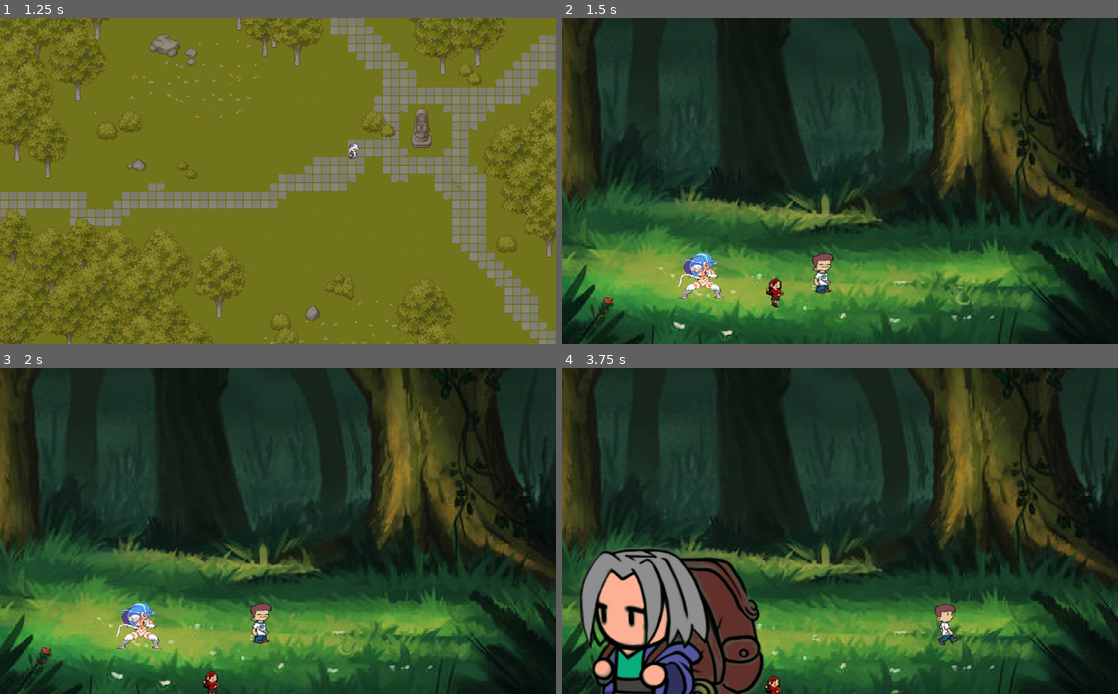
Above: before the commit, frames 1-4 (two rows, left to right).
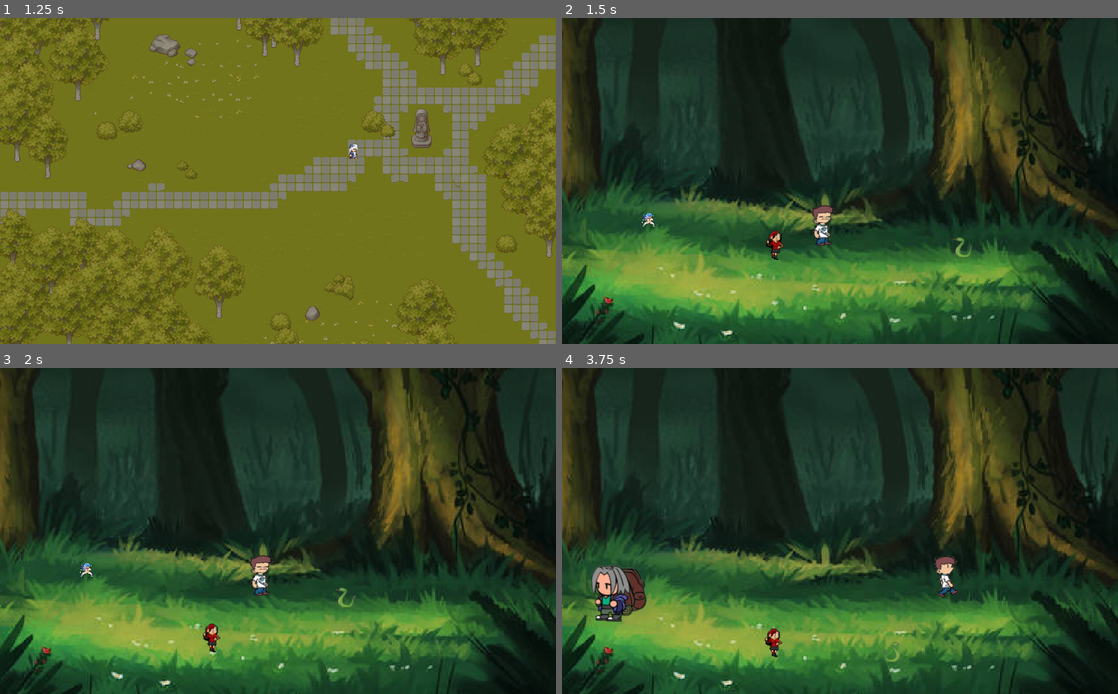
Above: after the commit, the same moments.

Repository: Salbegod/BackpackHero
Game: Godot game, scene res://Game.tscn
Two runs of this game, one before a commit and one after it. Both use one fixed random seed, a clock stepped at 60 frames per second and the inputs below.
Inputs:
- Up to frame 1 (1.25 s): tap Enter at 0.5 s; hold Right (ui_right) from 0.53 s (still down); hold 1 (Char1) from 0.53 s (still down)
- Up to frame 2 (1.5 s): release Right (ui_right) at 1.28 s; release 1 (Char1) at 1.28 s; hold Down (ui_down) from 1.28 s (still down); tap 2 (Char2) at 1.35 s
- Up to frame 3 (2 s): keep holding Down (ui_down)
- Up to frame 4 (3.75 s): release Down (ui_down) at 2.03 s; hold Right (ui_right) 2.03-2.78 s; hold 3 (Char3) 2.03-2.78 s; hold Up (ui_up) 2.78-3.53 s; tap E (scene_switch) at 2.85 s; hold Left (ui_left) from 3.53 s (still down); hold 1 (Char1) from 3.53 s (still down)

Frame 1 is identical in both runs. In frame 2, 1.8% of the frame differs, in the area x 14-74%, y 57-89%; in frame 3, 1.7%; in frame 4, 13%, in the area x 3-72%, y 54-100%.

Commit message:
fix char1 + feedback hit

Diff:
--- a/Prefabs/Snake.gd
+++ b/Prefabs/Snake.gd
@@ -17,6 +17,8 @@
 var randPos := randi()
 
 var health = 50
+
+var t = Timer.new()
 
 onready var sprite : Sprite3D = get_node("Sprite3D")
 onready var animator : AnimationPlayer = get_node("AnimationPlayer")
@@ -65,11 +67,16 @@
 	if death:
 		return
 	health = max(0, health - damage)
+	sprite.modulate = Color(1, 0, 0)
+	yield(get_tree().create_timer(0.5), "timeout")
+	sprite.modulate = Color(1, 1, 1)
 	if health <= 0:
 		_death()
 
+
 func _death() -> void:
 	queue_free()
+	emit_signal("scene_changed", "BeatEmUp")
 
 func _flip() -> void:
 	facing_right = true if player.transform.origin.x > transform.origin.x else false
--- a/Scenes/BeatEmUp.tscn
+++ b/Scenes/BeatEmUp.tscn
@@ -30,7 +30,7 @@
 size = 3.0
 
 [node name="Ground" type="MeshInstance" parent="."]
-transform = Transform( 4, 0, 0, 0, 1, 0, 0, 0, 2, 0, -1.41705, 0 )
+transform = Transform( 4, 0, 0, 0, 1, 0, 0, 0, 2, 0, -0.928842, 0 )
 visible = false
 mesh = SubResource( 1 )
 
@@ -40,7 +40,7 @@
 shape = SubResource( 2 )
 
 [node name="WallUp" type="MeshInstance" parent="."]
-transform = Transform( 3, 0, -4.37114e-08, -1.31134e-07, 1.91069e-15, -1, 0, 1, 1.91069e-15, 0, -0.52115, -0.800148 )
+transform = Transform( 3, 0, -4.37114e-08, -1.31134e-07, 1.91069e-15, -1, 0, 1, 1.91069e-15, 0, -0.0329416, -0.800148 )
 visible = false
 mesh = SubResource( 3 )
 
@@ -50,7 +50,7 @@
 shape = SubResource( 4 )
 
 [node name="WallDown" type="MeshInstance" parent="."]
-transform = Transform( 3, 0, -4.37114e-08, -1.31134e-07, 1.91069e-15, -1, 0, 1, 1.91069e-15, 0, -0.415862, 0.908513 )
+transform = Transform( 3, 0, -4.37114e-08, -1.31134e-07, 1.91069e-15, -1, 0, 1, 1.91069e-15, 0, 0.0723464, 0.908513 )
 visible = false
 mesh = SubResource( 3 )
 
@@ -60,15 +60,16 @@
 shape = SubResource( 4 )
 
 [node name="PlayerCharacter1" parent="." instance=ExtResource( 2 )]
-transform = Transform( 0.5, 0, 0, 0, 0.5, 0, 0, 0, 0.5, -1.23935, -1.31339, -0.236137 )
+transform = Transform( 0.5, 0, 0, 0, 0.5, 0, 0, 0, 1, -1.7318, -0.775552, -0.242502 )
 
 [node name="PlayerCharacter2" parent="." instance=ExtResource( 4 )]
-transform = Transform( 0.7, 0, 0, 0, 0.7, 0, 0, 0, 0.7, -0.581184, -1.36947, -0.298869 )
+transform = Transform( 0.7, 0, 0, 0, 0.7, 0, 0, 0, 0.7, -0.581184, -0.881262, -0.298869 )
 
 [node name="PlayerCharacter3" parent="." instance=ExtResource( 6 )]
-transform = Transform( 0.3, 0, 0, 0, 0.3, 0, 0, 0, 0.3, -0.123044, -1.14969, -0.44686 )
+transform = Transform( 0.3, 0, 0, 0, 0.3, 0, 0, 0, 0.3, -0.123044, -0.661482, -0.44686 )
 
 [node name="Snake1" parent="." instance=ExtResource( 7 )]
-transform = Transform( 0.1, 0, 0, 0, 0.1, 0, 0, 0, 0.1, 1.23488, -1.38943, -0.260673 )
+transform = Transform( 0.1, 0, 0, 0, 0.1, 0, 0, 0, 0.1, 1.23488, -0.901222, -0.260673 )
 
-[connection signal="scene_changed" from="PlayerCharacter1" to="." method="_on_PlayerCharacter_scene_changed"]
+[node name="Timer" type="Timer" parent="."]
+autostart = true
--- a/Scenes/Character1.tscn
+++ b/Scenes/Character1.tscn
@@ -100,18 +100,19 @@
 }
 
 [node name="Player" type="KinematicBody"]
+transform = Transform( 0.5, 0, 0, 0, 0.5, 0, 0, 0, 1, 0, 0, 0 )
 collision_layer = 2
 collision_mask = 3
 script = ExtResource( 4 )
 
 [node name="Sprite3D" type="Sprite3D" parent="."]
-transform = Transform( 1, 0, 0, 0, 1, 0, 0, 0, 1, 0, 0.502887, 0 )
+transform = Transform( 0.3, 0, 0, 0, 0.3, 0, 0, 0, 1, 0, 0.547, 0 )
 texture = ExtResource( 2 )
 region_enabled = true
 region_rect = Rect2( 0, 240, 110, 100 )
 
 [node name="CollisionShape" type="CollisionShape" parent="."]
-transform = Transform( 1, 0, 0, 0, 1, 0, 0, 0, 1, 0, 0.512807, 0 )
+transform = Transform( 1, 0, 0, 0, 1, 0, 0, 0, 1, 0, 0.57509, 0 )
 shape = SubResource( 1 )
 
 [node name="AnimationPlayer" type="AnimationPlayer" parent="."]
